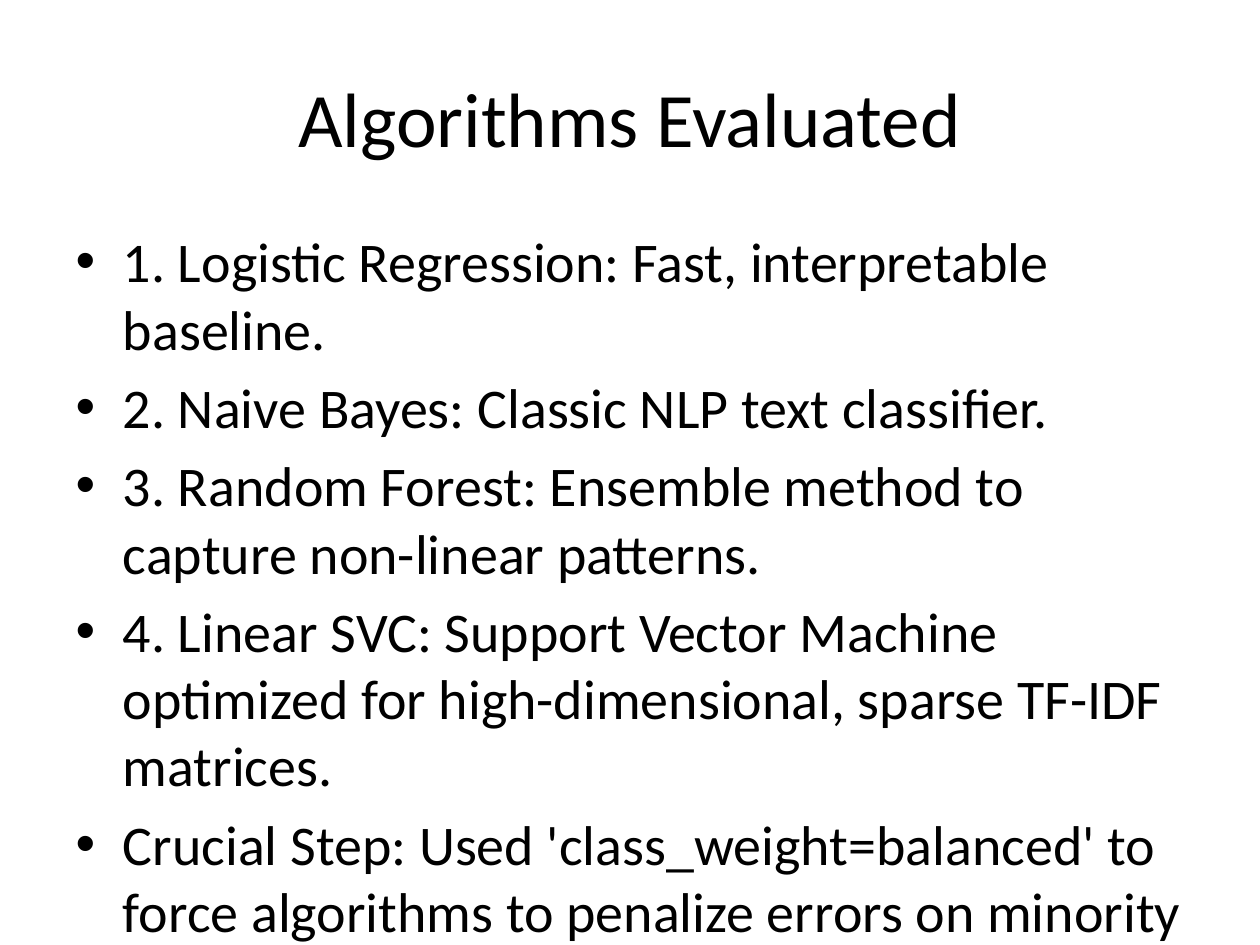
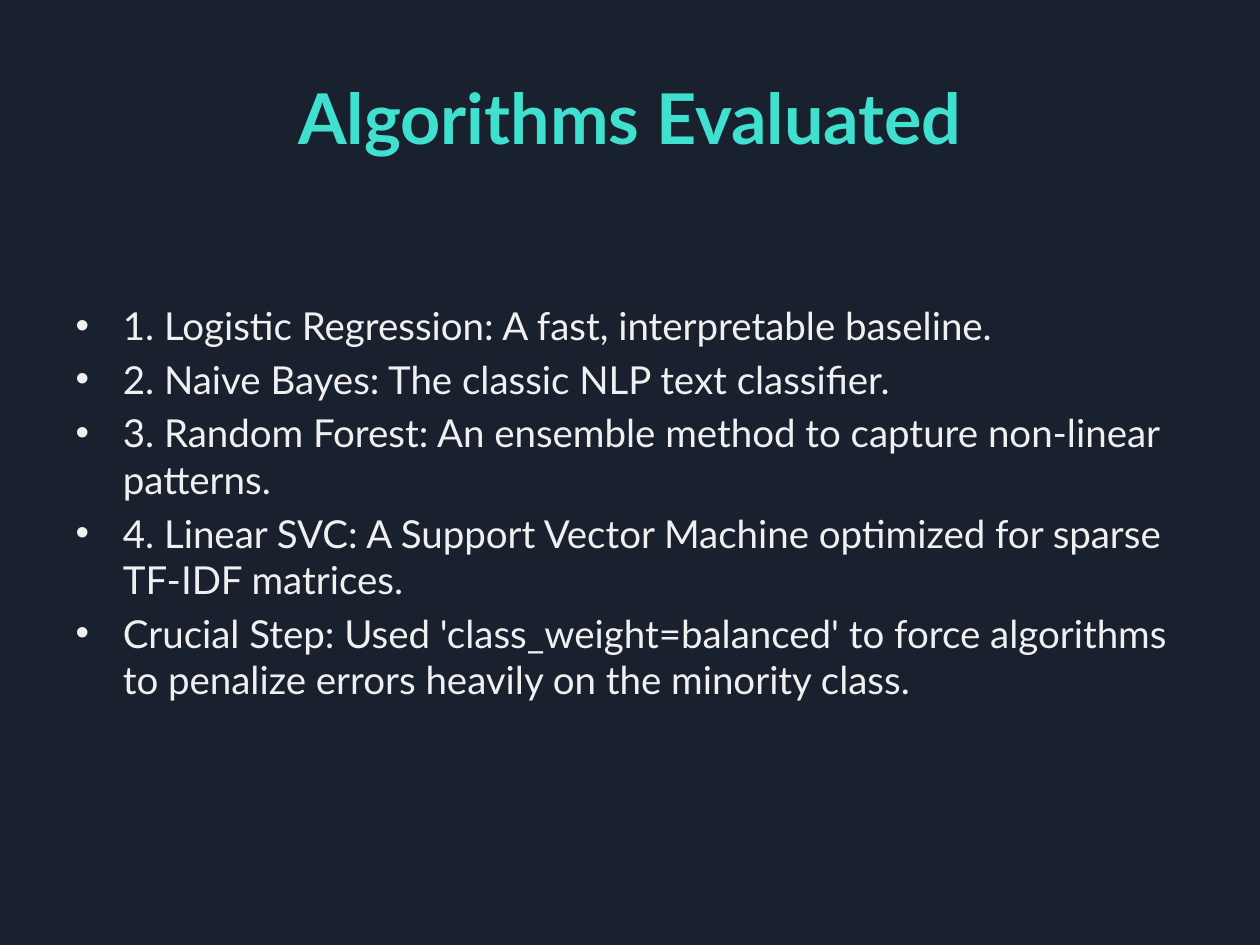
Before and after one commit to samreenrizvii/fake_job_detection, a slide deck: slide 6 of docs/TrueJob_Presentation.pptx. Drawn at 1260x945 pixels with LibreOffice and Linux fonts; fonts in the diff are those of the drawing. Boxes give left, top, right and bottom in pixels: in the first picture for what was removed or moved away, otherwise in the second. Text is boxed around its words. In the diff, an @@ line names an element or a change of style, - is before the commit and + after.

Commit message:
Enhance PPT presentation with a dark cyan theme

```diff
--- a/docs/TrueJob_Presentation.pptx
+++ b/docs/TrueJob_Presentation.pptx
@@ background #FFFFFF to #18212D @@
@@ title "Algorithms Evaluated" at box(298, 92, 961, 157): size 44 to 40 pt, font Calibri to Lato, text colour #000000 to #40E0D0, bold on @@
@@ text at box(123, 311, 1166, 701): text changed; size 32 to 22 pt; font Calibri to Lato; text colour #000000 to #F0F0F0 @@
-• 1. Logistic Regression: Fast, interpretable baseline.
-• 2. Naive Bayes: Classic NLP text classifier.
-• 3. Random Forest: Ensemble method to capture non-linear patterns.
-• 4. Linear SVC: Support Vector Machine optimized for high-dimensional, sparse TF-IDF matrices.
-• Crucial Step: Used 'class_weight=balanced' to force algorithms to penalize errors on minority class.
+• 1. Logistic Regression: A fast, interpretable baseline.
+• 2. Naive Bayes: The classic NLP text classifier.
+• 3. Random Forest: An ensemble method to capture non-linear patterns.
+• 4. Linear SVC: A Support Vector Machine optimized for sparse TF-IDF matrices.
+• Crucial Step: Used 'class_weight=balanced' to force algorithms to penalize errors heavily on the minority class.
```
Also in this commit, not shown: 9 other slides changed, 1 other file.
